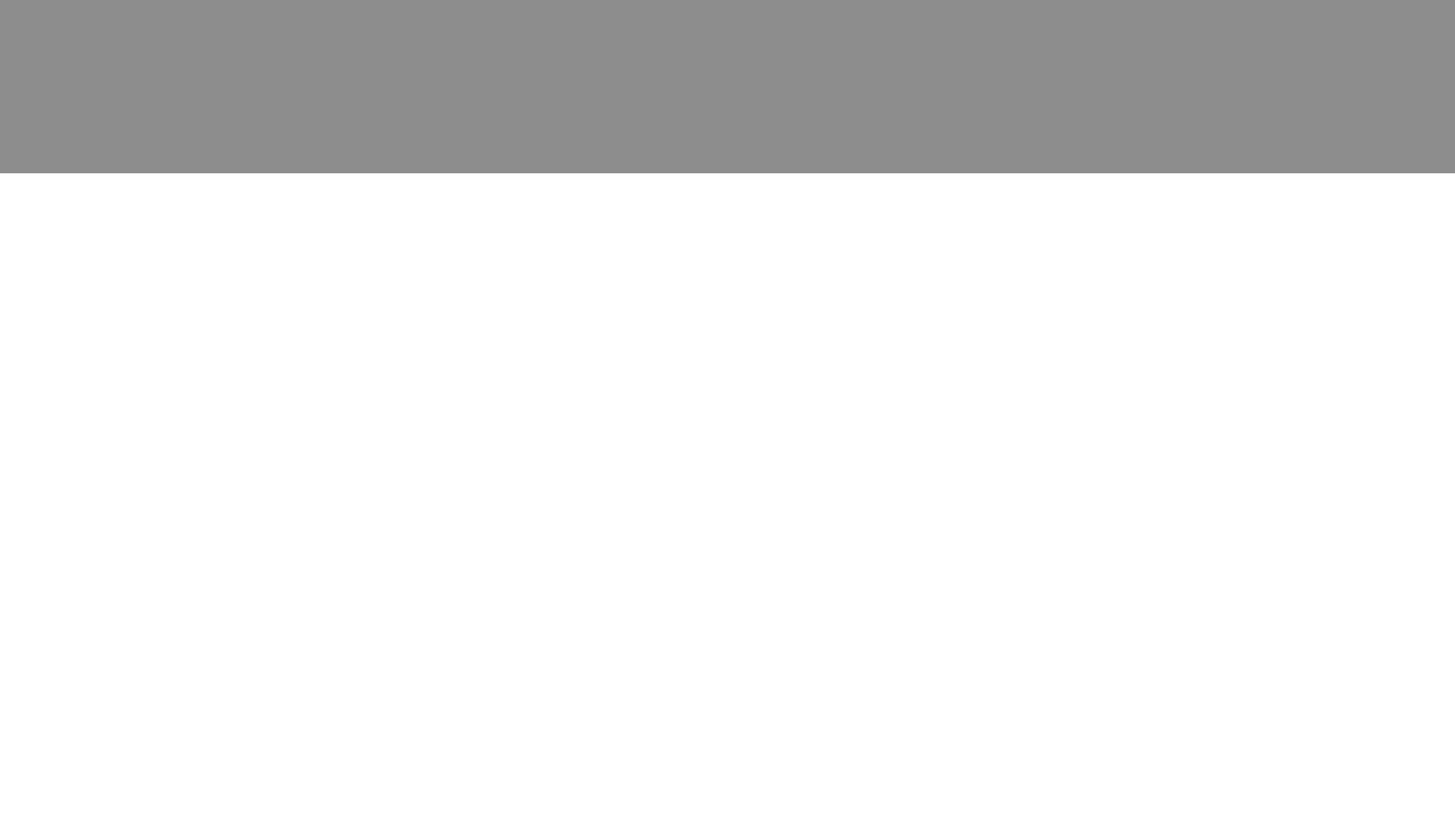
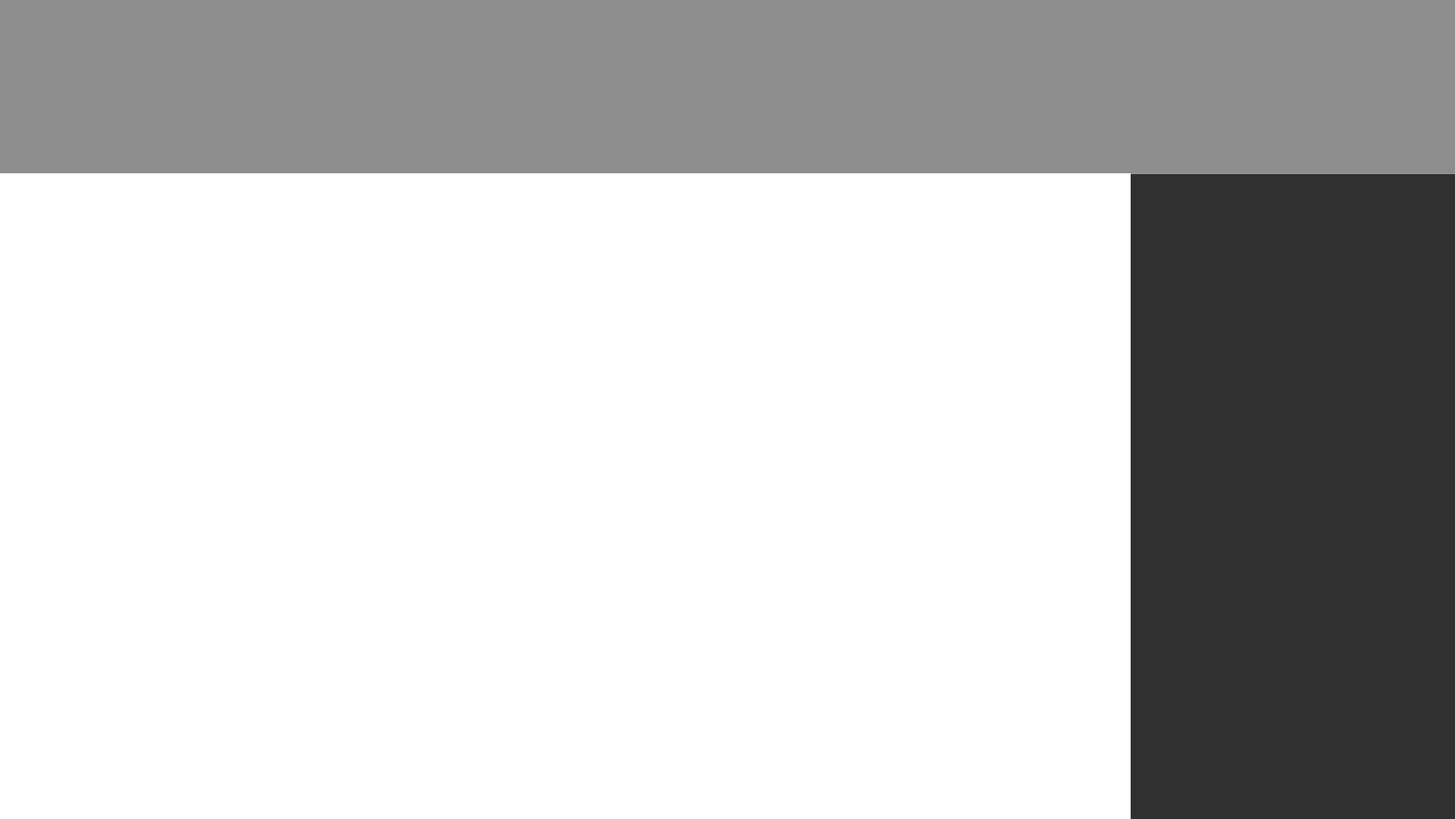
The second 1455 x 819 image is a revision of the first. Changes to its layers:
moved "Top Bar" above "News Section", painted on it over (1130, 173, 1455, 180)
painted on "News Section" over (1130, 173, 1455, 819)
